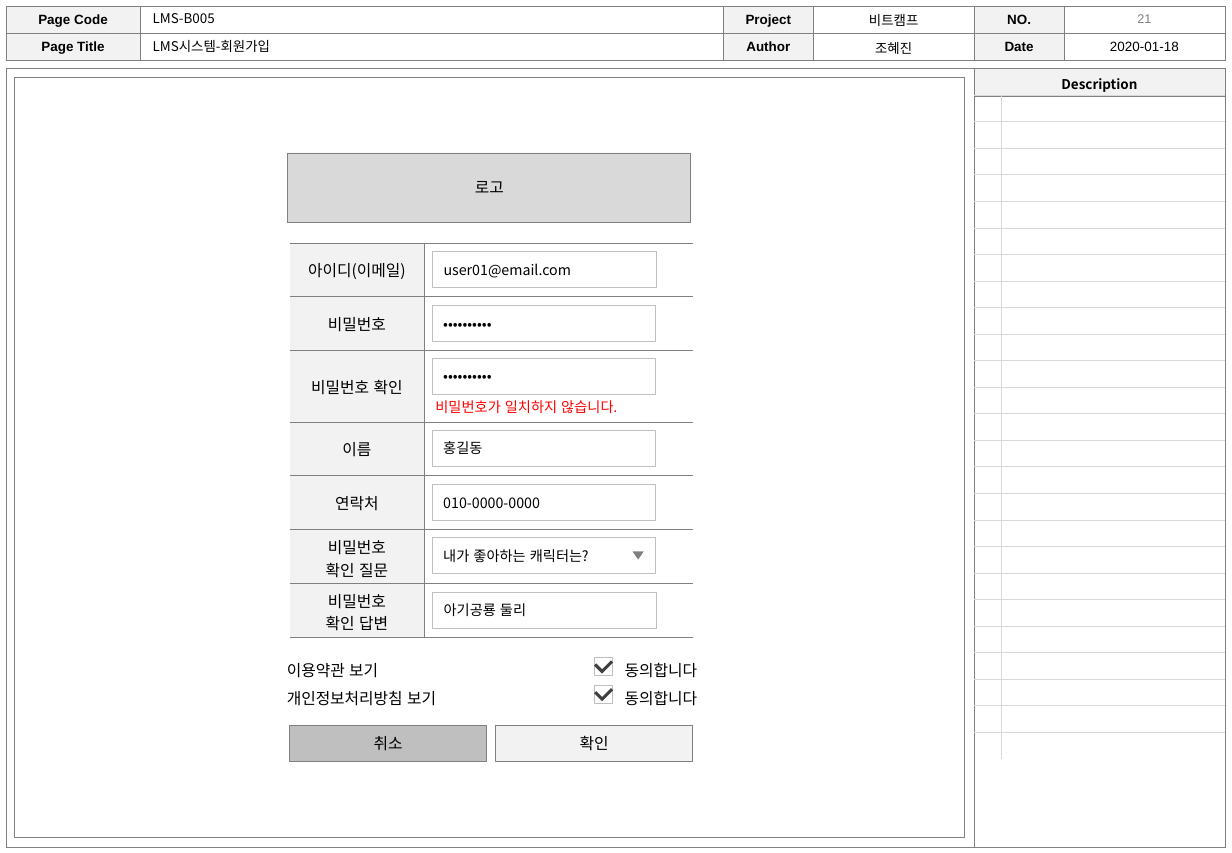
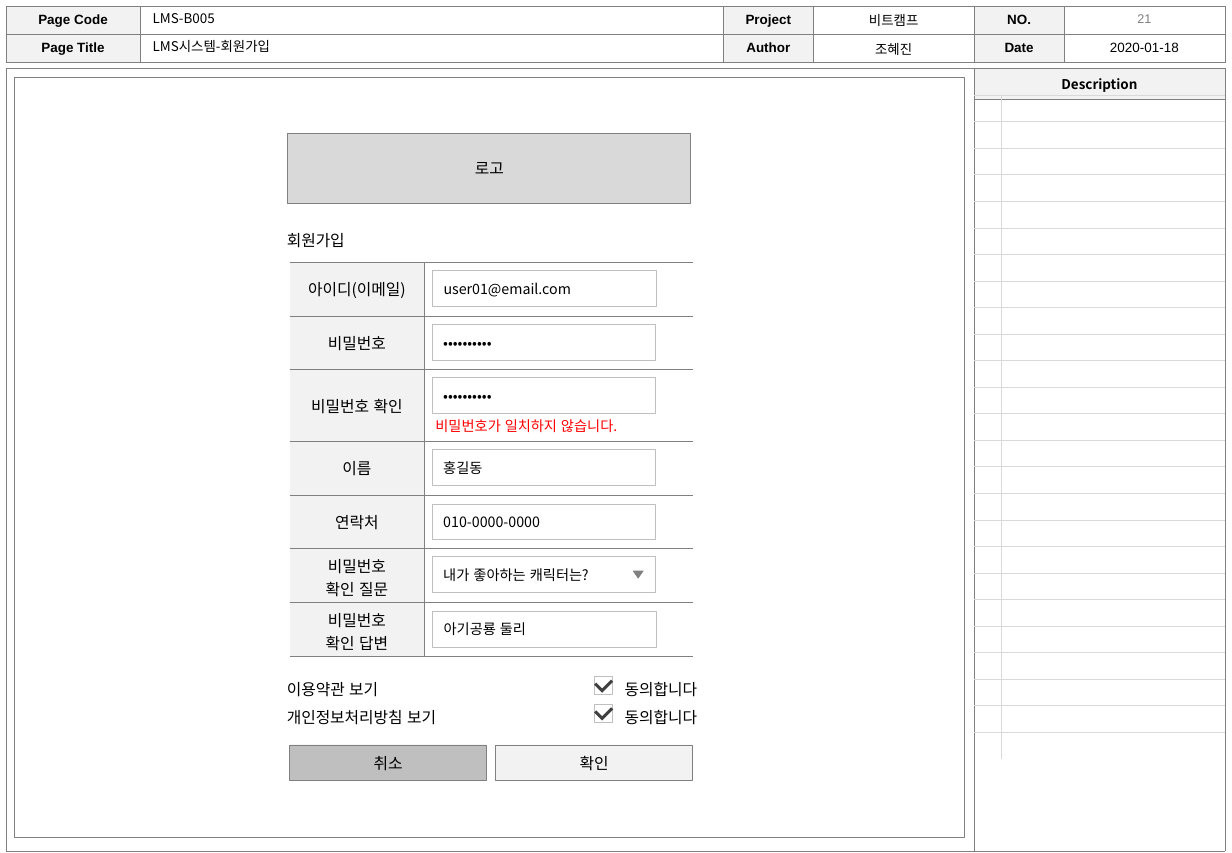
Before and after one commit to h62j8n/bitcamp_lms, a slide deck: slide 21 of storyboard.ver0.5.pptx. Drawn at 1232x853 pixels with LibreOffice and Linux fonts; fonts in the diff are those of the drawing. Boxes give left, top, right and bottom in pixels: in the first picture for what was removed or moved away, otherwise in the second. Text is boxed around its words. In the diff, an @@ line names an element or a change of style, - is before the commit and + after.

```diff
--- a/storyboard.ver0.5.pptx
+++ b/storyboard.ver0.5.pptx
@@ rectangle "로고": place and size @@
-rectangle "로고" at <box>288,154,691,223</box>
+rectangle "로고" at <box>288,134,691,204</box>
@@ text added at <box>287,233,345,248</box>, 10 pt, text #000000 @@
+회원가입
@@ 11 rectangles, 4 texts, 2 corners, 1 table, 1 triangle: place and size @@
-11 rectangles, 4 texts, 2 corners, 1 table, 1 triangle at <box>287,243,697,761</box>
+11 rectangles, 4 texts, 2 corners, 1 table, 1 triangle at <box>287,263,697,780</box>
```
Also in this commit, not shown: 11 other slides changed, 10 slides added, 1 slide removed.
